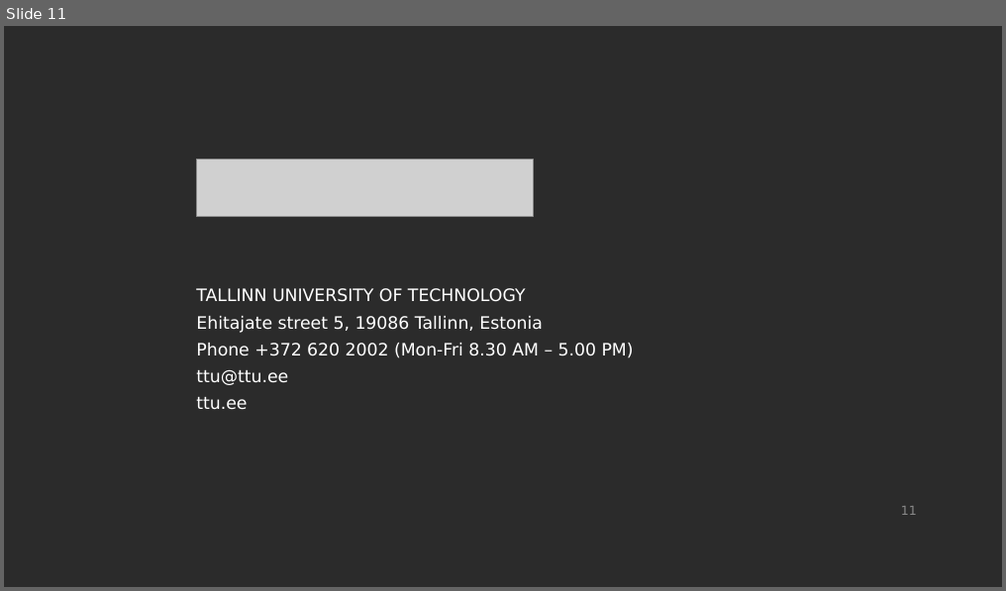
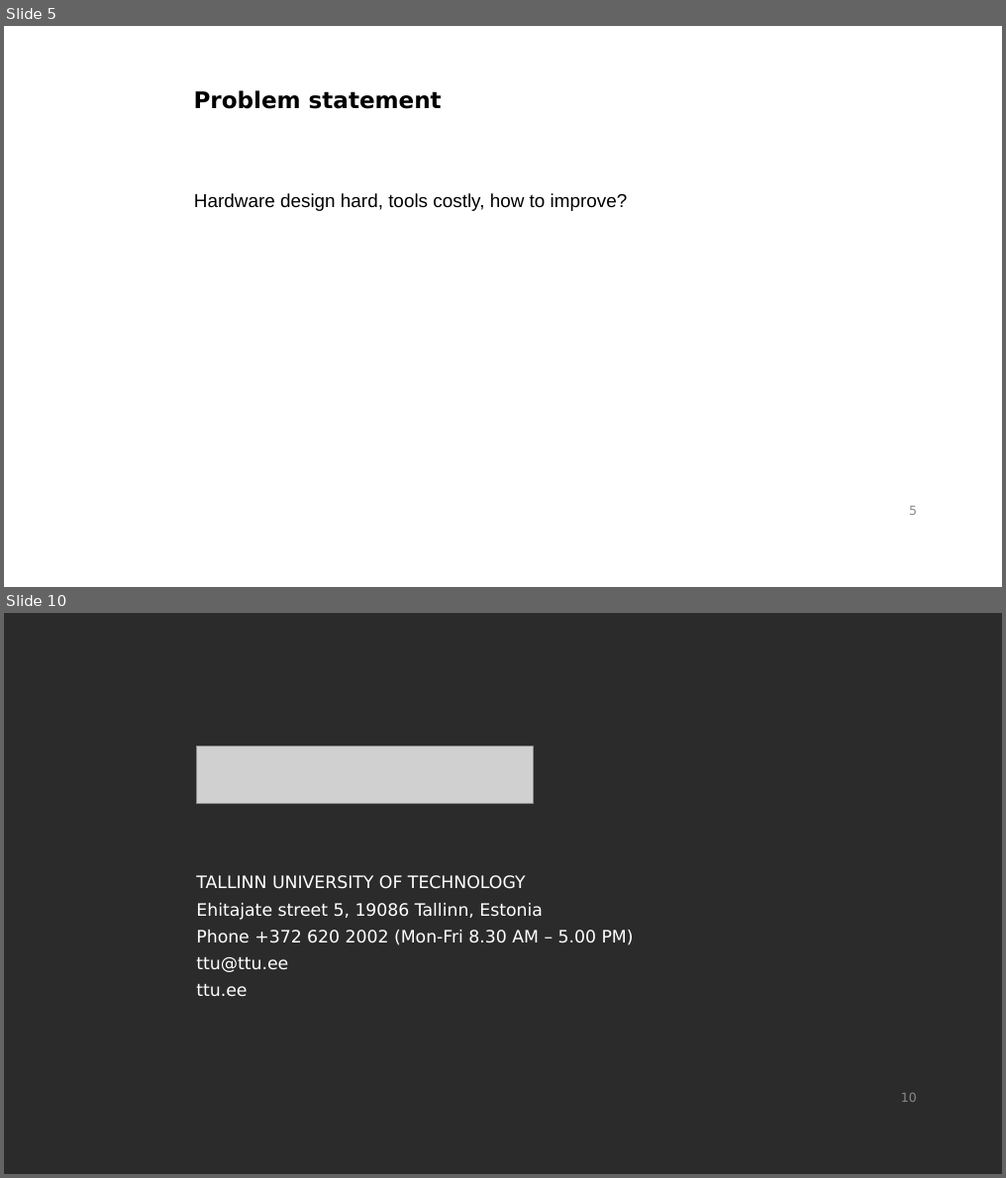
Before and after one commit to gasparka/thesis, a slide deck: presentation.odp. Shown one above the other, each under a label of ours: slide 11 before the commit, slides 5 and 10 after it; the slides between them are not shown. The pictures are 1006x591 and 1006x1178 pixels, drawn with LibreOffice and Linux fonts; fonts in the diff are those of the drawing; grey boxes stand for pictures; background and template pictures are left out; a plain dark background stands for a picture behind light text. Boxes give left, top, right and bottom in pixels: in the first picture for what was removed or moved away, otherwise in the second. Text is boxed around its words. In the diff, an @@ line names an element or a change of style, - is before the commit and + after.

```diff
--- a/presentation.odp
+++ b/presentation.odp
@@ slide 5 added at (4,26,1002,587), background #FFFFFF; not listed: 1 template element that a slide beside it also shows @@
@@ text added at (194,90,442,109), 22 pt, text #000000, bold @@
+Problem statement
@@ text added at (194,193,628,211), 18 pt, text #000000 @@
+Hardware design hard, tools costly, how to improve?
@@ what was slide 11 is now slide 10 @@
@@ page number at (901,1093,917,1102): text changed @@
-11
+10
```
Also in this commit, not shown: 6 other slides added, 8 slides removed.
